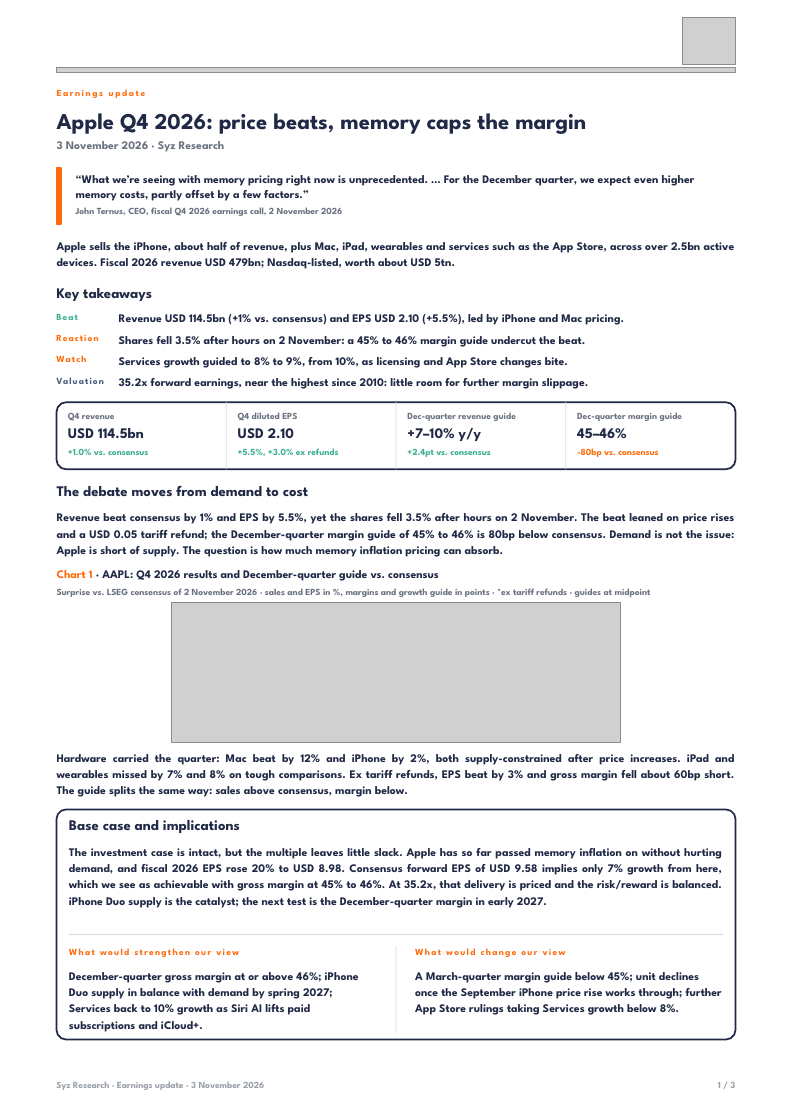
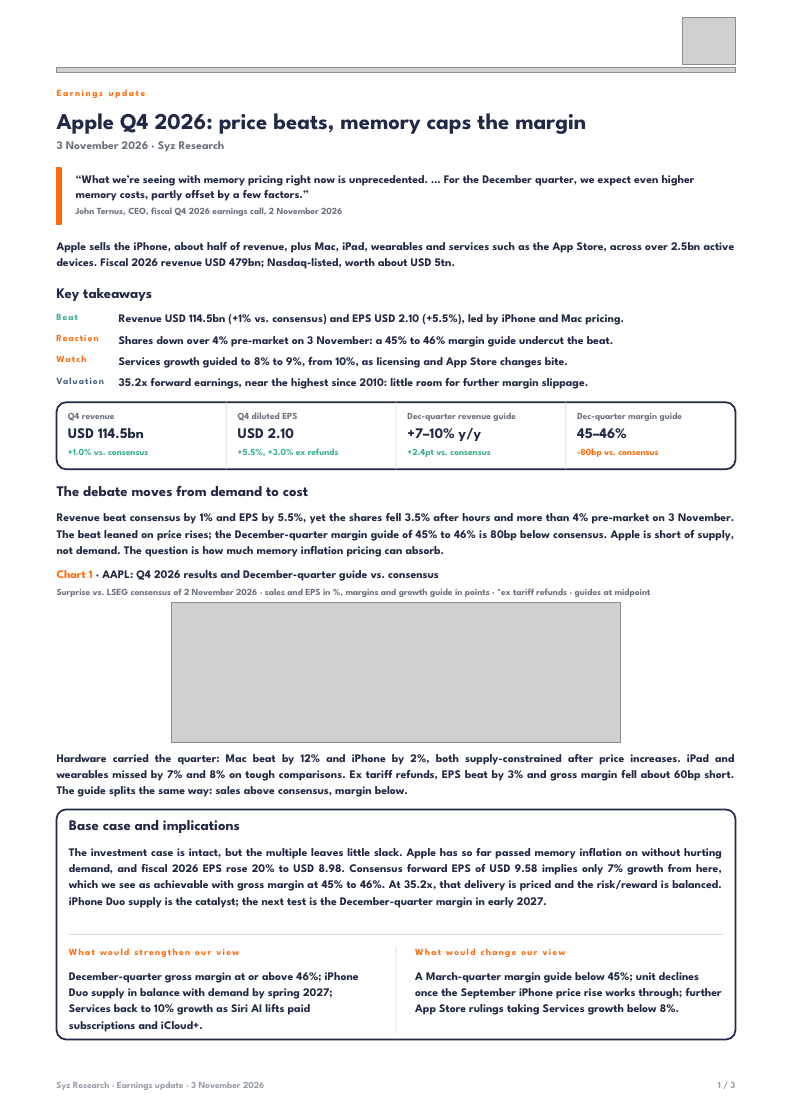
Before and after one commit to jb-db05/syz-earnings, a slide deck: slide 1 of reports/AAPL_Q4_2026/Earnings_Update_AAPL_Q4_2026.pptx. Drawn at 792x1120 pixels with LibreOffice and Linux fonts; fonts in the diff are those of the drawing; grey boxes stand for pictures. Boxes give left, top, right and bottom in pixels: in the first picture for what was removed or moved away, otherwise in the second. Text is boxed around its words. In the diff, an @@ line names an element or a change of style, - is before the commit and + after.

```diff
--- a/reports/AAPL_Q4_2026/Earnings_Update_AAPL_Q4_2026.pptx
+++ b/reports/AAPL_Q4_2026/Earnings_Update_AAPL_Q4_2026.pptx
@@ text at box(119, 336, 614, 347): text changed @@
-Shares fell 3.5% after hours on 2 November: a 45% to 46% margin guide undercut the beat.
+Shares down over 4% pre-market on 3 November: a 45% to 46% margin guide undercut the beat.
@@ text at box(57, 513, 735, 557): text changed @@
-Revenue beat consensus by 1% and EPS by 5.5%, yet the shares fell 3.5% after hours on 2 November. The beat leaned on price rises and a USD 0.05 tariff refund; the December-quarter margin guide of 45% to 46% is 80bp below consensus. Demand is not the issue: Apple is short of supply. The question is how much memory inflation pricing can absorb.
+Revenue beat consensus by 1% and EPS by 5.5%, yet the shares fell 3.5% after hours and more than 4% pre-market on 3 November. The beat leaned on price rises; the December-quarter margin guide of 45% to 46% is 80bp below consensus. Apple is short of supply, not demand. The question is how much memory inflation pricing can absorb.
```
Also in this commit, not shown: 1 other slide changed, 4 other files.
